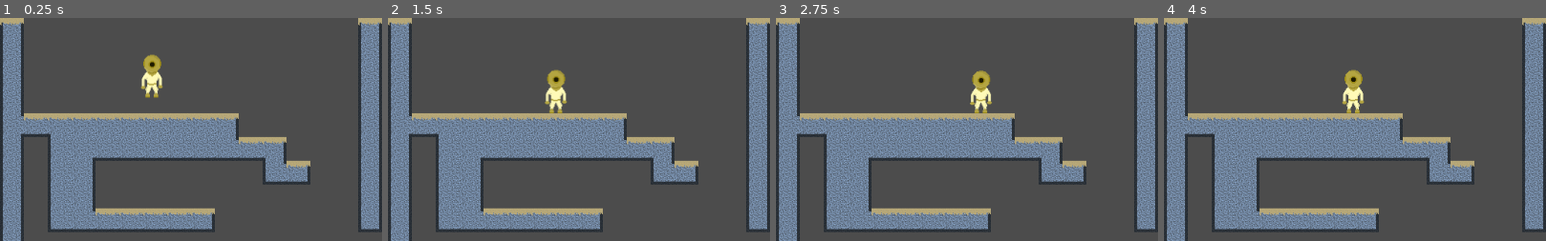
Above: before the commit, frames 1-4 (left to right).
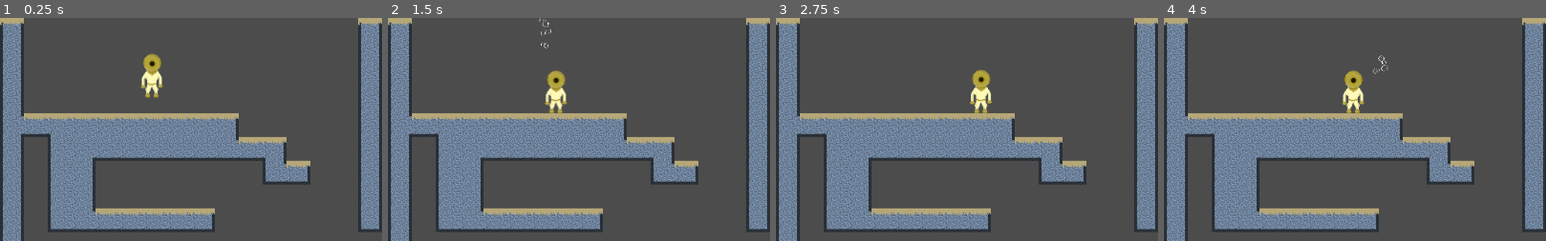
Above: after the commit, the same moments.

Repository: bengosney/diver
Game: Godot game, scene res://Main.tscn
Same seed, same stepped clock (60 frames per second), same inputs: the game is played once before the commit and once after it.
Inputs:
- Up to frame 1 (0.25 s): no input
- Up to frame 2 (1.5 s): hold Right (walk_right) 0.53-1.25 s; hold Down (buoyancy_dec) 0.53-1.25 s; click "Reset Air" at 1.25 s
- Up to frame 3 (2.75 s): hold Right (walk_right) from 2.03 s (still down); tap Up (buoyancy_inc) at 2.1 s
- Up to frame 4 (4 s): release Right (walk_right) at 2.78 s; hold Down (buoyancy_dec) 2.78-3.53 s; hold Left (walk_left) from 2.78 s (still down); tap Up (buoyancy_inc) at 3.6 s
The pictures show only the part of the screen within x 0-50%, y 0-50%; the shares and areas given below are measured in that part.

The runs differ from the first frame. In frame 1, 0.1% of the frame differs, in the area x 37-43%, y 16-33%; in frame 2, 0.2%, in the area x 39-47%, y 0-39%; in frame 3, 0.1%; in frame 4, 0.2%.

Commit message:
Emmit bubbles for breathing

Diff:
--- a/Player/Player.tscn
+++ b/Player/Player.tscn
@@ -1,8 +1,21 @@
-[gd_scene load_steps=6 format=2]
+[gd_scene load_steps=8 format=2]
 
 [ext_resource path="res://assets/diver/idle/diver_idle_2.png" type="Texture" id=1]
 [ext_resource path="res://assets/diver/idle/diver_idle_1.png" type="Texture" id=2]
 [ext_resource path="res://Player/Player.gd" type="Script" id=3]
+[ext_resource path="res://assets/bubble/bubble.png" type="Texture" id=4]
+
+[sub_resource type="ParticlesMaterial" id=3]
+lifetime_randomness = 0.68
+flag_disable_z = true
+gravity = Vector3( 0, -50, 0 )
+initial_velocity = 10.0
+initial_velocity_random = 1.0
+orbit_velocity = 0.0
+orbit_velocity_random = 0.0
+angle_random = 1.0
+scale = 0.01
+scale_random = 0.14
 
 [sub_resource type="SpriteFrames" id=1]
 animations = [ {
@@ -19,10 +32,19 @@
 [node name="Player" type="KinematicBody2D"]
 script = ExtResource( 3 )
 
+[node name="BreathingBubbles" type="Particles2D" parent="."]
+position = Vector2( 1, -19 )
+amount = 10
+lifetime = 3.0
+explosiveness = 0.8
+randomness = 0.11
+local_coords = false
+process_material = SubResource( 3 )
+texture = ExtResource( 4 )
+
 [node name="AnimatedSprite" type="AnimatedSprite" parent="."]
 frames = SubResource( 1 )
 animation = "idle"
-frame = 1
 playing = true
 
 [node name="CollisionShape2D" type="CollisionShape2D" parent="."]
Binary file added: assets/bubble/bubble.png
Not shown, added: assets/bubble/bubble.png.import
Not shown, added: assets/bubble/bubble.pxo
